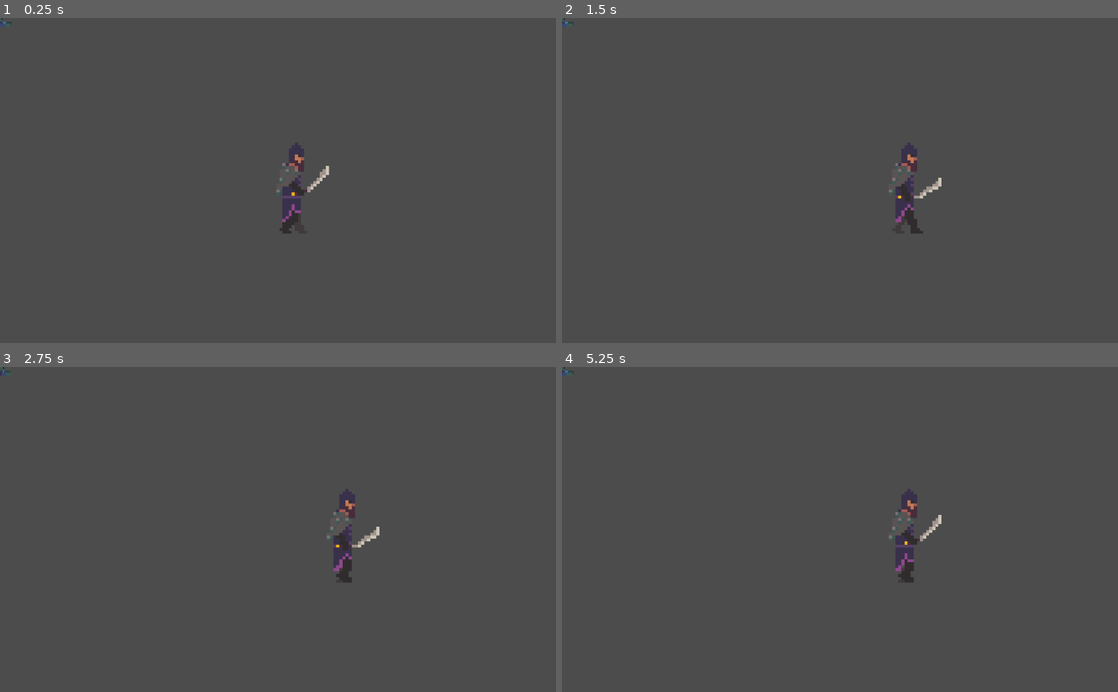
Above: before the commit, frames 1-4 (two rows, left to right).
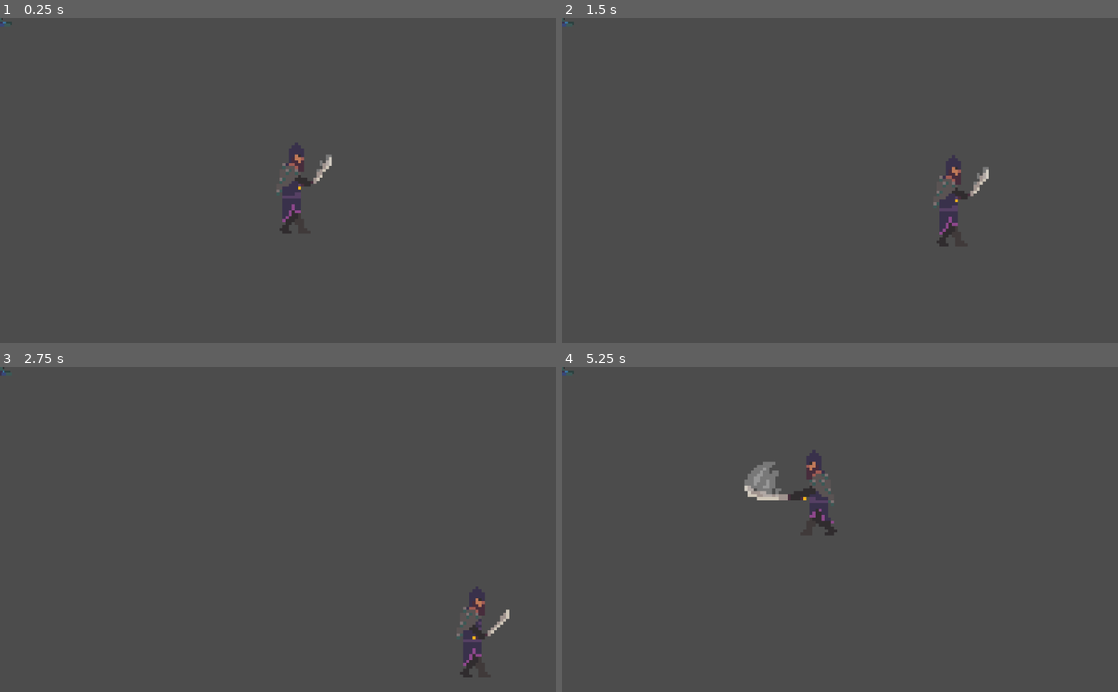
Above: after the commit, the same moments.

Repository: imav97/GMTK2021
Game: Godot game, scene res://KeyboardStage.tscn
The game is run twice, just before and just after one commit, with the same random seed, the same clock (stepped at 60 frames per second) and the same inputs. This scene is started directly instead of the project's main scene. The engine's default icon, where the game draws it, is replaced by a stand-in: a white triangle on a blue panel in a dark square.
Inputs (mouse positions are in pixels of both pictures, inside the frame that each line leads up to):
- Up to frame 1 (0.25 s): no input
- Up to frame 2 (1.5 s): tap Enter at 0.5 s; move the mouse to (962, 164) at 0.52 s; hold D (right) 0.53-1.28 s; hold Shift (mana_attack) 0.53-1.28 s; click (962, 164) at 0.67 s; tap Space (simple_attack) at 0.8, 1.35 s; move the mouse to (728, 196) at 1.27 s; hold S (down) from 1.28 s (still down)
- Up to frame 3 (2.75 s): tap Shift (mana_attack) at 1.55 s; move the mouse to (333, 458) at 2.02 s; release S (down) at 2.03 s; press the mouse at (333, 458) at 2.03 s; hold D (right) from 2.03 s (still down); tap Space (simple_attack) at 2.3 s
- Up to frame 4 (5.25 s): move the mouse to (812, 594) at 2.77 s; release D (right) at 2.78 s; release the mouse at (812, 594) at 2.78 s; hold W (up) 2.78-3.53 s; tap Shift (mana_attack) at 2.85, 4.35 s; click (812, 594) at 2.92 s; move the mouse to (1006, 578) at 3.52 s; hold Space (simple_attack) 3.53-4.28 s; hold A (left) 3.53-5.03 s; move the mouse to (673, 480) at 4.27 s; move the mouse to (867, 529) at 5.02 s; hold S (down) from 5.03 s (still down); hold Space (simple_attack) from 5.03 s (still down); click (867, 529) at 5.17 s

The runs differ from the first frame. In frame 1, 0.3% of the frame differs, in the area x 50-60%, y 42-65%; in frame 2, 1.5%; in frame 3, 1.5%; in frame 4, 2.0%, in the area x 32-69%, y 25-67%.

Commit message:
Add Projectile Attack. Fix stuck when melee attack

Diff:
--- a/gmtk2021/KeyboardCharacter.gd
+++ b/gmtk2021/KeyboardCharacter.gd
@@ -1,5 +1,7 @@
 extends KinematicBody2D
 signal took_damage(damage)
+
+const PROJECTILE: PackedScene = preload("res://Projectile.tscn")
 
 #movement variables
 export var speed := 350
@@ -53,11 +55,14 @@
 			next_attack_time = now + attack_cooldown_time
 			var enemy = $RayCast2D.get_collider()
 			if enemy != null:
-				if enemy.name.find("BaseZombie") >= 0 or enemy.name.find("CrawlerZombie") >= 0:
-					enemy.melee_hit(attack_damage)
+				if enemy.has_method("take_damage"):
+					enemy.take_damage(attack_damage)
 
 	if event.is_action_pressed("mana_attack"):
-		print("range attack")
+		var projectile: KinematicBody2D = PROJECTILE.instance()
+		var direction = $RayCast2D.cast_to.normalized()
+		projectile.init(direction, self.position, attack_damage)
+		get_tree().root.add_child(projectile)
 
 
 func play_idle():
@@ -69,3 +74,7 @@
 
 func finished_animation():
 	ani_playing = false
+
+
+func _on_AnimationPlayer_animation_finished(anim_name):
+	ani_playing = false
--- a/gmtk2021/KeyboardCharacter.tscn
+++ b/gmtk2021/KeyboardCharacter.tscn
@@ -2,6 +2,23 @@
 
 [ext_resource path="res://KeyboardCharacter.gd" type="Script" id=1]
 [ext_resource path="res://Resources/saladin.png" type="Texture" id=2]
+
+[sub_resource type="Animation" id=2]
+resource_name = "attack"
+length = 0.25
+step = 0.15
+tracks/0/type = "value"
+tracks/0/path = NodePath("Sprite:frame")
+tracks/0/interp = 1
+tracks/0/loop_wrap = true
+tracks/0/imported = false
+tracks/0/enabled = true
+tracks/0/keys = {
+"times": PoolRealArray( 0, 0.15 ),
+"transitions": PoolRealArray( 1, 1 ),
+"update": 1,
+"values": [ 4, 5 ]
+}
 
 [sub_resource type="Animation" id=1]
 resource_name = "walk"
@@ -20,37 +37,6 @@
 "values": [ 0, 1, 2, 3 ]
 }
 
-[sub_resource type="Animation" id=2]
-resource_name = "attack"
-length = 0.5
-step = 0.15
-tracks/0/type = "value"
-tracks/0/path = NodePath("Sprite:frame")
-tracks/0/interp = 1
-tracks/0/loop_wrap = true
-tracks/0/imported = false
-tracks/0/enabled = true
-tracks/0/keys = {
-"times": PoolRealArray( 0, 0.15 ),
-"transitions": PoolRealArray( 1, 1 ),
-"update": 1,
-"values": [ 4, 5 ]
-}
-tracks/1/type = "method"
-tracks/1/path = NodePath(".")
-tracks/1/interp = 1
-tracks/1/loop_wrap = true
-tracks/1/imported = false
-tracks/1/enabled = true
-tracks/1/keys = {
-"times": PoolRealArray( 0.45 ),
-"transitions": PoolRealArray( 1 ),
-"values": [ {
-"args": [  ],
-"method": "play_idle"
-} ]
-}
-
 [node name="KeyboardMovement" type="KinematicBody2D"]
 scale = Vector2( 5.68861, 5.43351 )
 z_index = 1
@@ -61,16 +47,17 @@
 }
 
 [node name="AnimationPlayer" type="AnimationPlayer" parent="."]
-anims/attack = SubResource( 1 )
-anims/walk = SubResource( 2 )
+anims/attack = SubResource( 2 )
+anims/walk = SubResource( 1 )
 
 [node name="Sprite" type="Sprite" parent="."]
 texture = ExtResource( 2 )
 hframes = 9
-frame = 7
+frame = 4
 
 [node name="CollisionShape2D" type="CollisionShape2D" parent="."]
 
 [node name="RayCast2D" type="RayCast2D" parent="."]
 enabled = true
 cast_to = Vector2( 23, 0 )
+[connection signal="animation_finished" from="AnimationPlayer" to="." method="_on_AnimationPlayer_animation_finished"]
